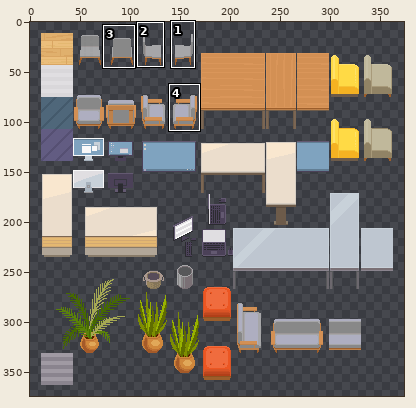
A sprite sheet gets an edit: tileset1.png. The picture above shows the old version from afar; the outline marks the close-up.
Close-up. Earlier state:
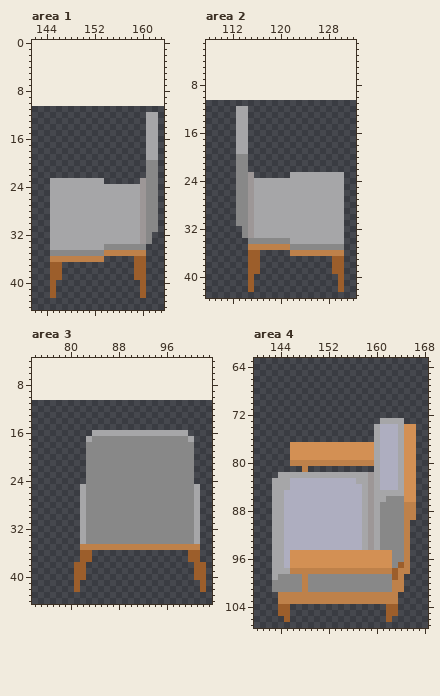
The file is 352x352 pixels. Colours within 5 levels of each other are drawn and written as one. Shown: area 1: x 142..163, y 0..44; area 2: x 108..132, y 1..43; area 3: x 74..103, y 4..44; area 4: x 140..168, y 63..107. The old version is drawn lined up with the new one, on the new canvas. The commit also changed other parts of the picture, which this record leaves out.
And afterwards:
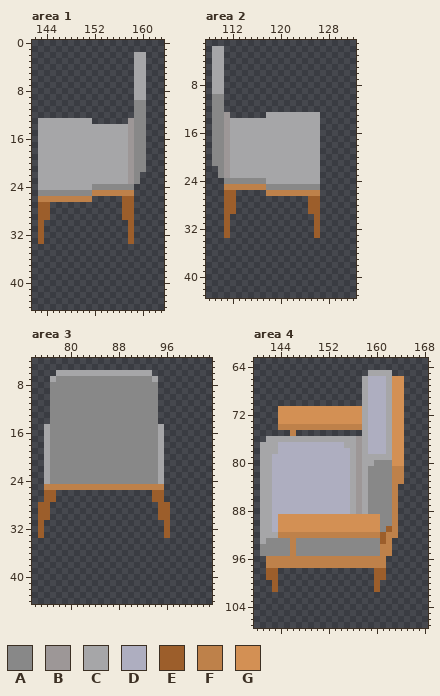
Palette (. is transparent): A #888888  B #9d9797  C #a6a6a8  D #aeaec0  E #9c5e2b  F #be814a  G #d39054
Difference:
canvas 352x352 -> 374x374, the old top-left corner now at 11,11
Changed rows in their new state; - is an unchanged pixel.
Area 1:
first column x 143:
 2 ----------------CC--
 3 ----------------CC--
 4 ----------------CC--
 5 ----------------CC--
 6 ----------------CC--
 7 ----------------CC--
 8 ----------------CC--
 9 ----------------CC--
10 ----------------AA--
11 ----------------AA--
12 ----------------AA..
13 CCCCCCCCC------BAA..
14 CCCCCCCCCCCCCCCBAA..
15 CCCCCCCCCCCCCCCBAA..
16 CCCCCCCCCCCCCCCBAA..
17 CCCCCCCCCCCCCCCBAA..
18 CCCCCCCCCCCCCCCBAA..
19 CCCCCCCCCCCCCCCBAA..
20 CCCCCCCCCCCCCCCBAA..
21 CCCCCCCCCCCCCCCBAA..
22 CCCCCCCCCCCCCCCBA-..
23 CC---------CCCCBA...
24 CC-------AAAAAAA....
25 AAAAAAAAAFFFFFFF....
26 FFFFFFFFF.....EE....
27 EE............EE....
28 EE............EE....
29 EE............EE....
30 E-.............E....
31 E-.............E....
32 E-.............E...-
33 E-.............E...-
34 --................--
35 --................--
36 --.........-----..--
37 --..------------..--
38 --..------------..--
39 --..------------..--
40 --.--------------.--
41 --.--------------.--
42 --.--------------.--
Area 2:
first column x 109:
 2 CC--------------------
 3 CC--------------------
 4 CC--------------------
 5 CC--------------------
 6 CC--------------------
 7 CC--------------------
 8 CC--------------------
 9 CC--------------------
10 AA--------------------
11 AA--------------------
12 AA--..----------------
13 AAB-..---CCCCCCCCC----
14 AABC--CCCCCCCCCCCC----
15 AABC--CCCCCCCCCCCC----
16 AABC--CCCCCCCCCCCC----
17 AABC--CCCCCCCCCCCC----
18 AABC--CCCCCCCCCCCC----
19 AABC--CCCCCCCCCCCC----
20 AABCCCCCCCCCCCCCCC----
21 AABCCCCCCCCCCCCCCC----
22 -ABCCCCCCCCCCCCCCC----
23 -ABCCCCCCCCCC-----....
24 --AA--AAA---------....
25 --FFFFFFFAAAAAAAAA....
26 --EE.....FFFFFFFFF....
27 --EE............EE....
28 --EE............EE....
29 --EE............EE....
30 --E-.............E....
31 --E-.............E....
32 --E--............E....
33 --E--............E....
34 ------................
35 ------................
36 ------..-----.........
37 ------..------------..
38 ------..------------..
39 ------..------------..
40 ------.--------------.
41 ------.--------------.
42 ------.--------------.
Area 3:
first column x 75:
 6 ---CCCCCCCCCCCCCCCC---------
 7 --CAAAAAAAAAAAAAAAAC--------
 8 --AAAAAAAAAAAAAAAAAA--------
 9 --AAAAAAAAAAAAAAAAAA--------
10 --AAAAAAAAAAAAAAAAAA--------
11 --AAAAAAAAAAAAAAAAAA--------
12 --AAAAAAAAAAAAAAAAAA--------
13 --AAAAAAAAAAAAAAAAAA--------
14 --AAAAAAAAAAAAAAAAAA--------
15 -CAAAAAAAAAAAAAAAAAAC-------
16 -CAAAAAAAAAAAAAAAAAA-....---
17 -CAAAAAAA-----------C.....--
18 -CAAAAAA------------C.....--
19 -CAAAAAA------------C.....--
20 -CAAAAAA------------C.....--
21 -CAAAAAA------------C.....--
22 -CAAAAAA------------C.....--
23 -CAAAAAA------------C.....--
24 -CAAAAAA------------C.....--
25 -FFFFFFFFFFFFFFFFFFFF......-
26 -EE----............EE......-
27 -EE----............EE......-
28 EE-----.............EE.....-
29 EE-----.............EE.....-
30 EE-----.............EE.....-
31 E------..............E.....-
32 E------..............E.....-
33 E------..............E.....-
34 -------....................-
35 -------....................-
36 -------..----------------..-
37 -------..----------------..-
38 ------..------------------..
39 ------..------------------..
40 ------..------------------..
41 ------.--------------------.
42 ------.--------------------.
Area 4:
first column x 141:
 65 ------------------CCCC----
 66 -----------------CDDDCGG--
 67 -----------------CDDDCGG--
 68 -----------------CDDDCGG--
 69 -----------------CDDDCGG--
 70 -----------------CDDDCGG--
 71 ---GGGGGGGGGGGGGGCDDDCGG--
 72 ---GGGGGGGGGGGGGGCDDDCGG--
 73 ---GGGGGGGGGGGGGGCDDD-GG--
 74 ---FFFFFFFFFFFFFFCDD-CGG..
 75 -----F-----------CDD-CGG..
 76 -CCCCCCCCCCCCCCCBCDD-CGG..
 77 CCCDDDDDDDDDDDCCBCDD-CGG..
 78 CCCDDDDDDDDDDDDCBCDD-CGG..
 79 CCDDDDDDDDDDDDDCBCC-CCGG..
 80 CCDDDDDDDDDDDDDCBCCAAAGG..
 81 CCDDDDDDDDDDDDDCBCAAAAFF..
 82 CCDDDDDDDDDDDDD-B-AAAAFF..
 83 CCDDD----------CB-AAAAFF..
 84 CCDDD----------CB-AAAAF...
 85 CCDD-----------CB-AAAAF...
 86 CCDD-----------CB-AAA-F...
 87 CCDD-----------CB-AA--F...
 88 CCDD-----------CB-AA--F...
 89 CCDGGGGGGGGGGGGGGGGG--F...
 90 CCDGGGGGGGGGGGGGGGGG--F..-
 91 CCDGGGGGGGGGGGGGGGGG-EF..-
 92 CC-FFFFFFFFFFFFFFFFFEFF..-
 93 CAAAAFAAAAAAAAAAAAAAEF...-
 94 AAAAAFAAAAAAAAAAAAAAFF...-
 95 AAAAAFAAAAAAAAAAAAAAFF...-
 96 -FFFFFFFFFFFFFFFFFFFF....-
 97 -FFFFFFFFFFFFFFFFFFFF....-
 98 -EE................EE....-
 99 -EE................EE...--
100 --E................E....--
101 --E................E....--
102 ---....................---
103 ---....................---
104 ---..----------------..---
105 ---..----------------..---
106 ----.----------------.----
